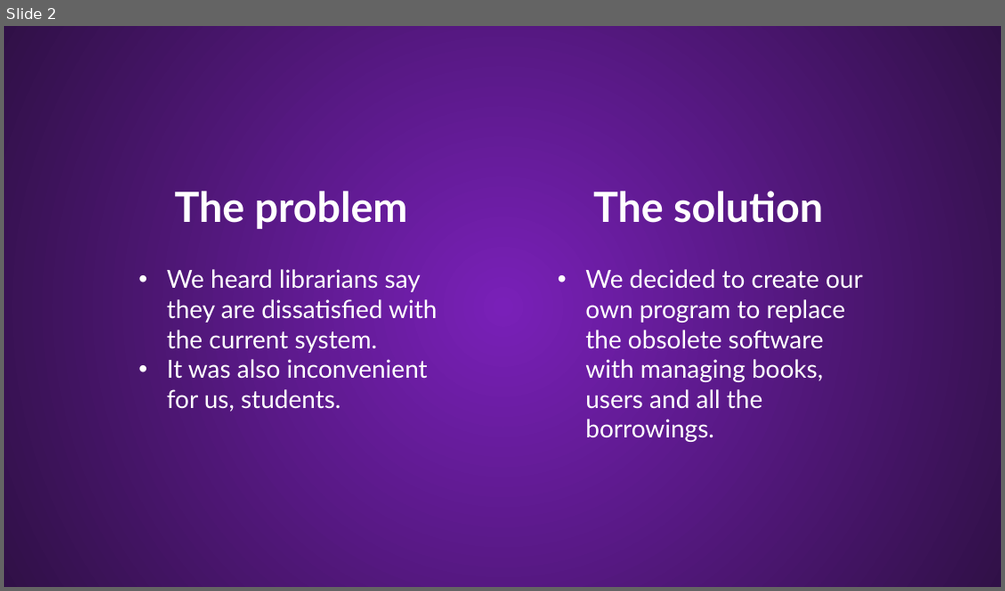
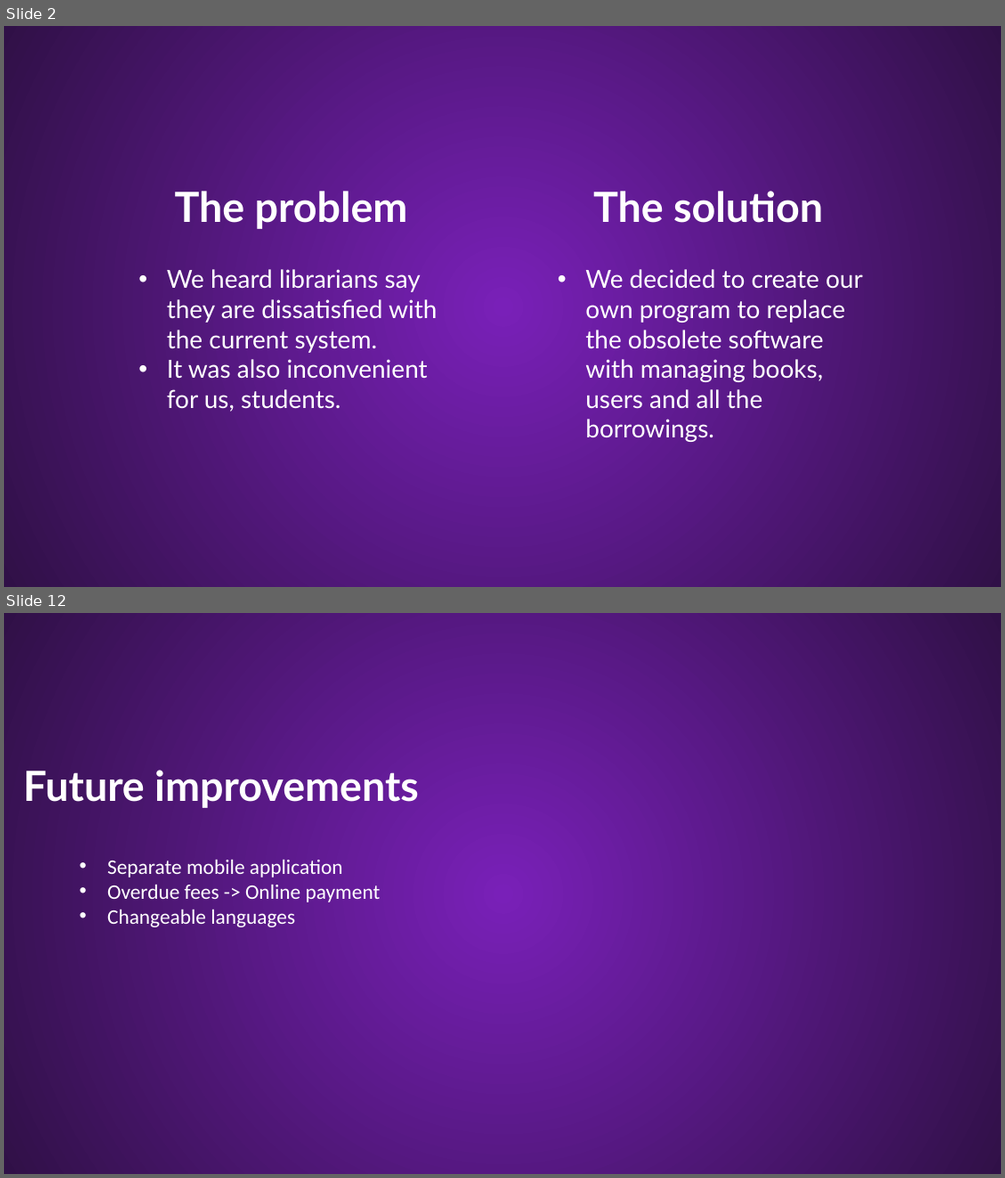
Before and after one commit to Palacsinta002/LMS, a slide deck: Presentation/LMS Presentation.pptx. Shown one above the other, each under a label of ours: slide 2 before the commit, slides 2 and 12 after it; the slides between them are not shown. The pictures are 1005x591 and 1005x1178 pixels, drawn with LibreOffice and Linux fonts; fonts in the diff are those of the drawing; background and template pictures are left out. Boxes give left, top, right and bottom in pixels: in the first picture for what was removed or moved away, otherwise in the second. Text is boxed around its words. In the diff, an @@ line names an element or a change of style, - is before the commit and + after.

```diff
--- a/Presentation/LMS Presentation.pptx
+++ b/Presentation/LMS Presentation.pptx
@@ slide 12 added at [4, 613, 1001, 1174], background #54167F; not listed: 1 template element that a slide beside it also shows @@
@@ text added at [24, 770, 419, 808], 40 pt, text #FFFFFF, bold @@
+Future improvements
@@ subtitle added at [107, 859, 380, 927], 20 pt, text #FFFFFF @@
+• Separate mobile application
+• Overdue fees -> Online payment
+• Changeable languages
```
Also in this commit, not shown: 1 slide changed, 9 other slides added, 1 slide removed, 1 other file.
